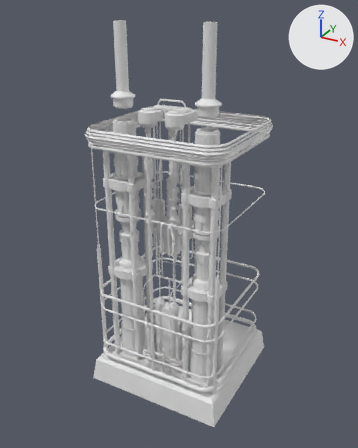
One commit to the FBX model Assets/FBX/Conrol_Rooms/Bookcase_Module.fbx: the scene before it, then after it.
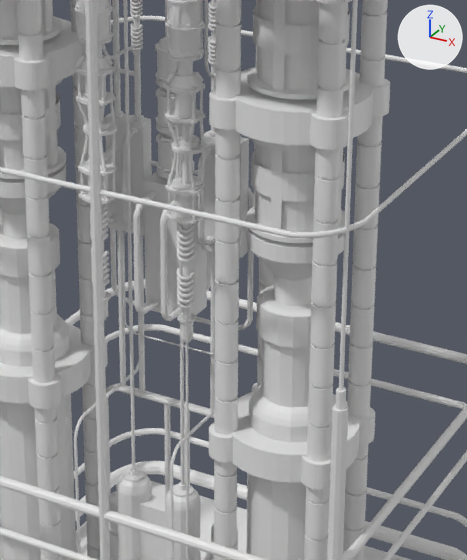
The first picture shows the older version from a 50 mm lens placed at (1.9, -3.52, 2.88), pointed at (-0.01, -0.04, 1.14). The close-ups show both versions on the part from 34% to 71% of the width and 37% to 72% of the height of that picture; other places that the commit changed are outside them. The axes (+X, +Y, +Z) are drawn at upper right. The lights are the same throughout. Where no turn or scale is listed for an object, it has been applied to the vertices.
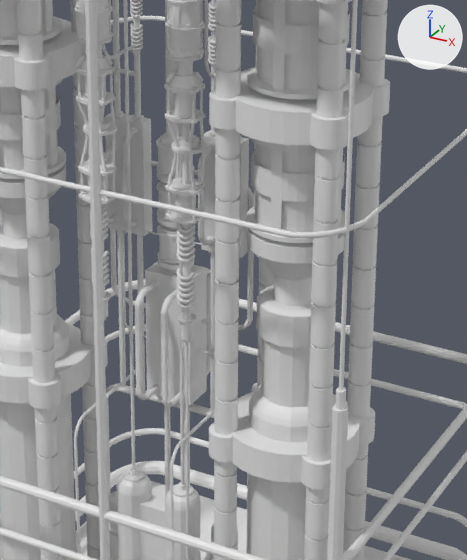
Pixel boxes [x1, y1, x2, y2] of what changed, in the close-ups (467 x 560 px):
'Cube.004', moved
    before: [144, 172, 207, 315]
    after: [145, 261, 207, 405]
'Cylinder.007', moved
    before: [155, 0, 194, 182]
    after: [156, 0, 195, 273]
'Circle.019', moved
    before: [160, 200, 211, 321]
    after: [161, 268, 211, 407]
'Circle.018', moved
    before: [133, 191, 158, 314]
    after: [135, 281, 159, 400]
'Cylinder.032', moved
    before: [157, 51, 193, 170]
    after: [158, 147, 193, 261]

Edits to the bpy script that builds the scene:
```text
Change ob_circle_018:
    ob_circle_018.location: (-0.017, -0.226, 1.111) -> (-0.017, -0.226, 0.88)
Change ob_cylinder_007:
    ob_cylinder_007.location: (0.018, -0.216, 1.564) -> (0.018, -0.216, 1.333)
Change ob_cube_004:
    ob_cube_004.location: (0.018, -0.217, 1.107) -> (0.018, -0.217, 0.876)
Change ob_circle_019:
    ob_circle_019.location: (0.054, -0.226, 1.111) -> (0.054, -0.226, 0.88)
Change ob_cylinder_032:
    ob_cylinder_032.location: (0.018, -0.216, 1.564) -> (0.018, -0.216, 1.333)
```
